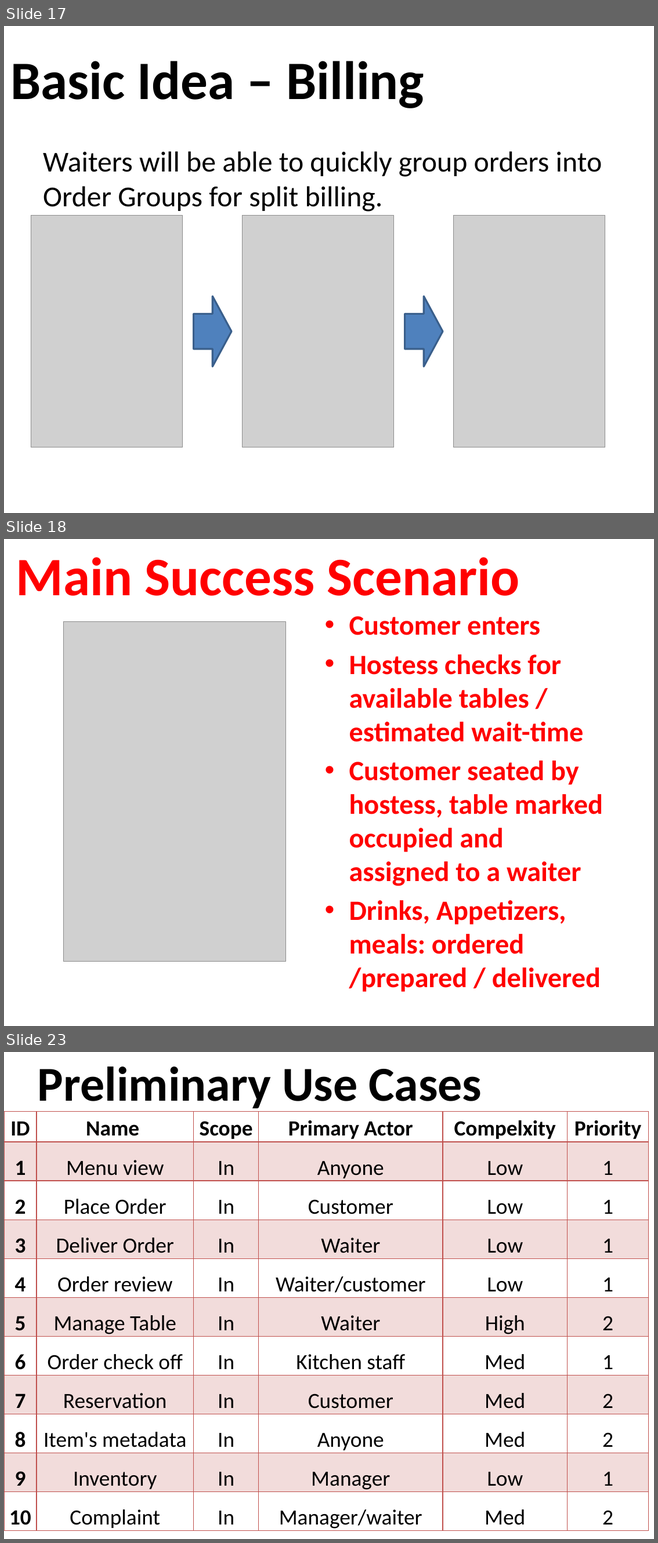
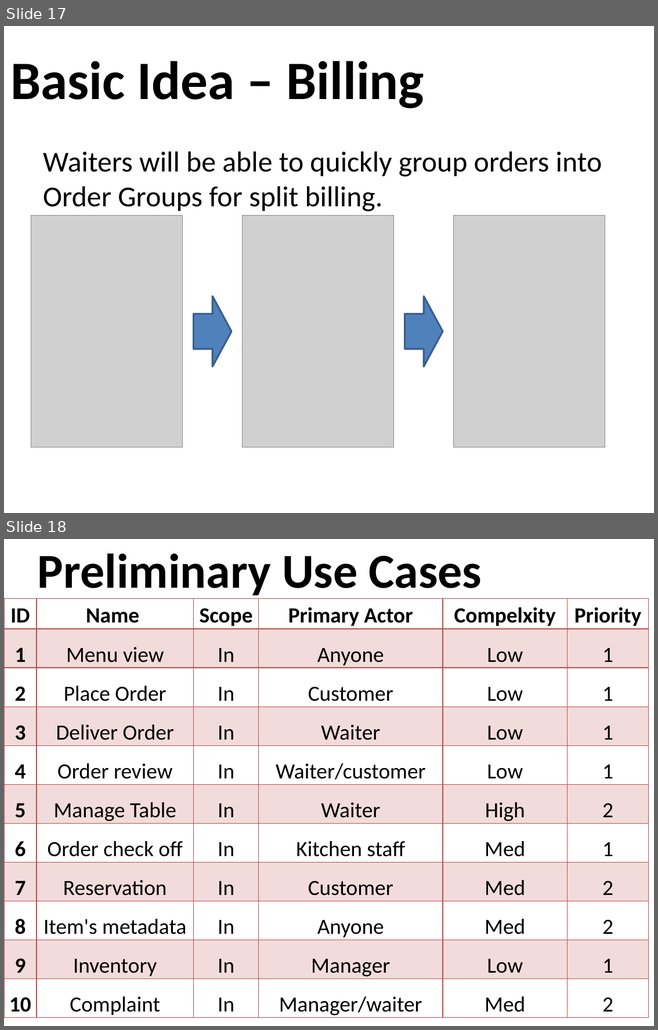
Before and after one commit to osmihi/Capstone, a slide deck: Project Documents/Group3_Presentation1_Capstone.pptx. Shown one above the other, each under a label of ours: slides 17, 18 and 23 before the commit, slides 17 and 18 after it; the slides between them are not shown. The pictures are 658x1543 and 658x1030 pixels, drawn with LibreOffice and Linux fonts; fonts in the diff are those of the drawing; grey boxes stand for pictures; background and template pictures are left out. Boxes give left, top, right and bottom in pixels: in the first picture for what was removed or moved away, otherwise in the second. Text is boxed around its words. In the diff, an @@ line names an element or a change of style, - is before the commit and + after.

Commit message:
Removed Main Success Scenario Slides
These were replaced by the Basic Idea Slides

```diff
--- a/Project Documents/Group3_Presentation1_Capstone.pptx
+++ b/Project Documents/Group3_Presentation1_Capstone.pptx
@@ slide 18 removed at (4,539,654,1026), background picture (left out) @@
@@ title removed at (16,557,520,596) @@
-Main Success Scenario
@@ picture removed at (64,621,286,961) @@
@@ text removed at (349,616,603,992) @@
-• Customer enters
-• Hostess checks for available tables / estimated wait-time
-• Customer seated by hostess, table marked occupied and assigned to a waiter
-• Drinks, Appetizers, meals: ordered /prepared / delivered
@@ what was slide 23 is now slide 18 @@
```
Also in this commit, not shown: 4 other slides removed.
